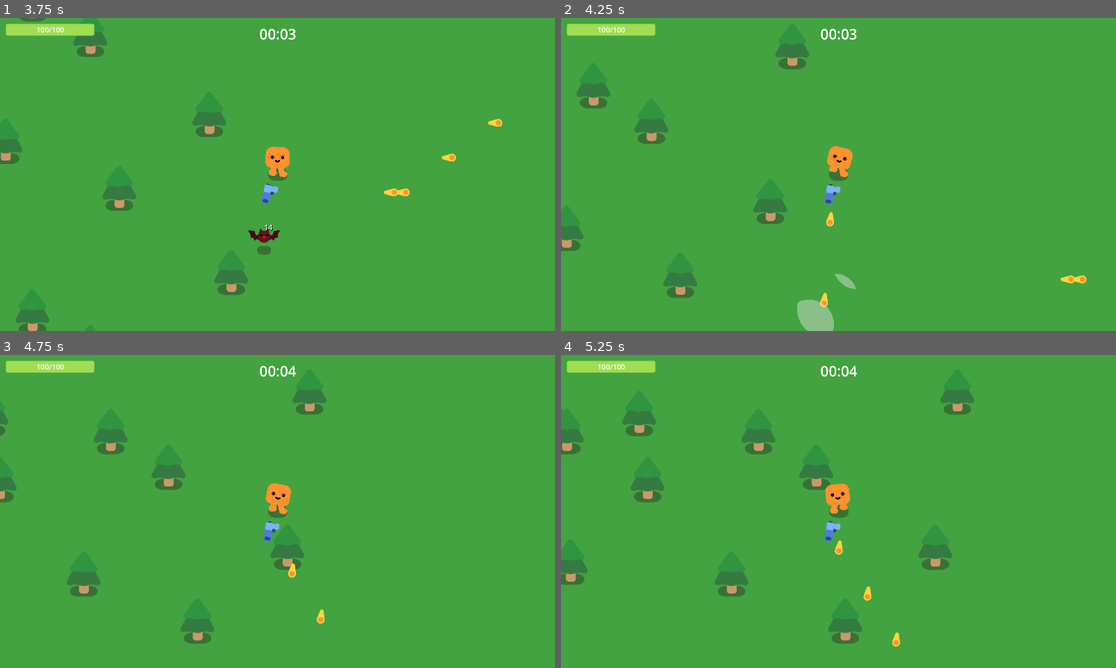
Above: before the commit, frames 1-4 (two rows, left to right).
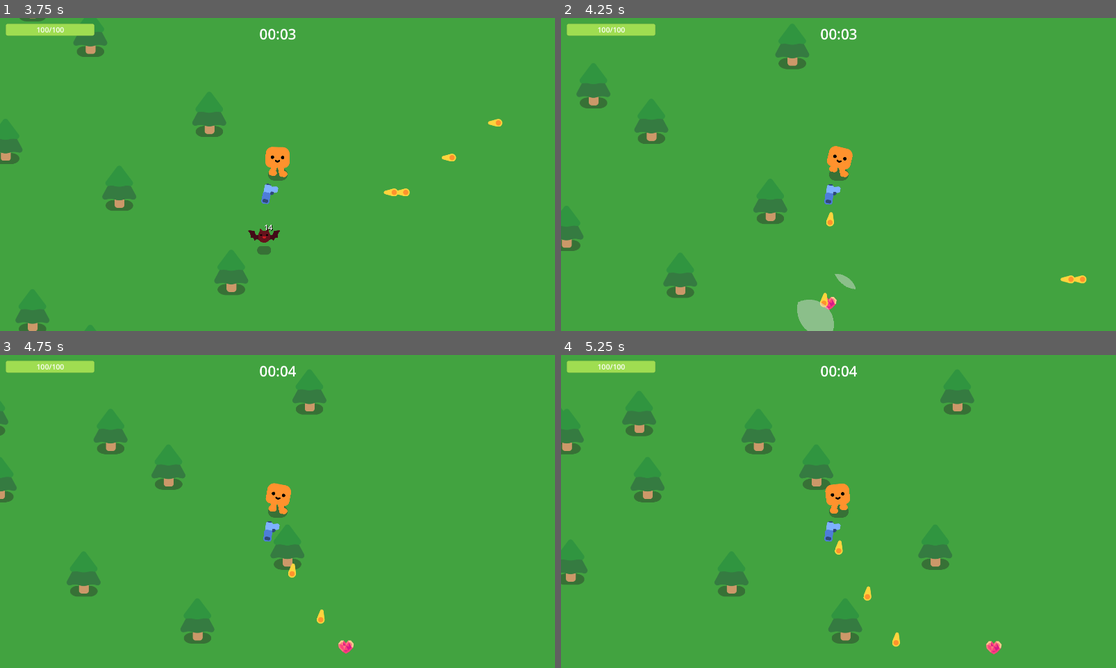
Above: after the commit, the same moments.

Repository: Gatreh/vampire-survivors-clone
Game: Godot game, scene res://MainMenu.tscn
Two runs of this game, one before a commit and one after it. Both use one fixed random seed, a clock stepped at 60 frames per second and the inputs below.
Inputs:
- Up to frame 1 (3.75 s): click "Start Game" at 0.5 s; tap Enter at 1.25 s; hold D (move_right) 1.28-2.03 s; hold S (move_down) 2.03-2.78 s; hold D (move_right) 2.78-3.53 s; hold W (move_up) from 3.53 s (still down)
- Up to frame 2 (4.25 s): keep holding W (move_up)
- Up to frame 3 (4.75 s): release W (move_up) at 4.28 s; hold A (move_left) from 4.28 s (still down)
- Up to frame 4 (5.25 s): keep holding A (move_left)

Frame 1 is identical in both runs. In frame 2, less than 0.1% of the frame differs, in the area x 47-50%, y 89-94%; in frame 3, less than 0.1%; in frame 4, less than 0.1%, in the area x 76-80%, y 91-96%.

Commit message:
added a health pickup that spawns 5% of the time when an enemy dies

Diff:
--- a/Mob_Behavior.gd
+++ b/Mob_Behavior.gd
@@ -5,6 +5,9 @@
 @onready var mob = new()
 
 const DEATH_SCENE = preload("res://smoke_explosion/smoke_explosion.tscn")
+const DROPS = {
+	"HEALTH": preload("res://items/pickup_health/HealthPickup.tscn")
+}
 
 var movement = 0
 var direction = Vector2(0,0)
@@ -83,6 +86,9 @@
 func Kill():
 	queue_free()
 	var smoke = DEATH_SCENE.instantiate()
+	var health = DROPS.HEALTH.instantiate()
 	get_parent().add_child(smoke)
+	get_parent().add_child(health)
 	smoke.global_position = global_position
+	health.global_position = global_position
 #endregion
--- a/Player.gd
+++ b/Player.gd
@@ -4,9 +4,11 @@
 
 @onready var character := %HappyBoo
 
-var speed := 600
-var max_health := 100.0
-var health := max_health
+var STATS = {
+	"MAX_HEALTH": 100.0,
+	"HEALTH": 100.0,
+	"SPEED": 600
+}
 
 func _ready():
 	updateHealthBar()
@@ -14,7 +16,7 @@
 func _physics_process(delta):
 	# Movement
 	var direction = Input.get_vector("move_left", "move_right", "move_up", "move_down")
-	velocity = direction * speed
+	velocity = direction * STATS.SPEED
 	move_and_slide()
 
 	# Animations
@@ -28,12 +30,12 @@
 	if overlapping_mobs.size() > 0 && $Timer.is_stopped():
 		$Timer.start()			# Configurable iframes
 		for enemy in overlapping_mobs:
-			health -= enemy.STATS.DAMAGE
+			STATS.HEALTH -= enemy.STATS.DAMAGE
 		updateHealthBar()
-		if health <= 0:
+		if STATS.HEALTH <= 0:
 			health_depleted.emit()
 
 func updateHealthBar():
-	%HealthBar.max_value = max_health
-	%HealthBar.value = health
+	%HealthBar.max_value = STATS.MAX_HEALTH
+	%HealthBar.value = STATS.HEALTH
 	%HealthLabel.text = str(%HealthBar.value) + "/" + str(%HealthBar.max_value)
--- /dev/null
+++ b/items/pickup_health/HealthPickup.gd
@@ -0,0 +1,14 @@
+extends Area2D
+
+func _ready():
+	$AnimationPlayer.play("idle")
+
+
+func _on_body_entered(body):
+	if body.has_method("updateHealthBar"):
+		if body.STATS.HEALTH + 10 < body.STATS.MAX_HEALTH:
+			body.STATS.HEALTH += 10
+		else:
+			body.STATS.HEALTH = body.STATS.MAX_HEALTH
+		body.updateHealthBar()
+		queue_free()
--- /dev/null
+++ b/items/pickup_health/HealthPickup.tscn
@@ -0,0 +1,85 @@
+[gd_scene load_steps=7 format=3 uid="uid://cjrpv4kgy3unx"]
+
+[ext_resource type="Texture2D" uid="uid://haoxigsbco6o" path="res://items/pickup_health/pickup_heart_pink.png" id="1_1xpnn"]
+[ext_resource type="Script" path="res://items/pickup_health/HealthPickup.gd" id="1_jao6u"]
+
+[sub_resource type="CircleShape2D" id="CircleShape2D_1dgui"]
+radius = 24.043
+
+[sub_resource type="Animation" id="Animation_hk71b"]
+length = 0.001
+tracks/0/type = "value"
+tracks/0/imported = false
+tracks/0/enabled = true
+tracks/0/path = NodePath("Sprite2D:position")
+tracks/0/interp = 1
+tracks/0/loop_wrap = true
+tracks/0/keys = {
+"times": PackedFloat32Array(0),
+"transitions": PackedFloat32Array(1),
+"update": 0,
+"values": [Vector2(0, 0)]
+}
+tracks/1/type = "value"
+tracks/1/imported = false
+tracks/1/enabled = true
+tracks/1/path = NodePath("CollisionShape2D:position")
+tracks/1/interp = 1
+tracks/1/loop_wrap = true
+tracks/1/keys = {
+"times": PackedFloat32Array(0),
+"transitions": PackedFloat32Array(1),
+"update": 0,
+"values": [Vector2(0, 0)]
+}
+
+[sub_resource type="Animation" id="Animation_1vcaj"]
+resource_name = "idle"
+length = 2.0
+loop_mode = 1
+tracks/0/type = "value"
+tracks/0/imported = false
+tracks/0/enabled = true
+tracks/0/path = NodePath("Sprite2D:position")
+tracks/0/interp = 1
+tracks/0/loop_wrap = true
+tracks/0/keys = {
+"times": PackedFloat32Array(0, 1, 2),
+"transitions": PackedFloat32Array(-2, -2, 1),
+"update": 0,
+"values": [Vector2(0, 0), Vector2(0, -10), Vector2(0, 0)]
+}
+tracks/1/type = "value"
+tracks/1/imported = false
+tracks/1/enabled = true
+tracks/1/path = NodePath("CollisionShape2D:position")
+tracks/1/interp = 1
+tracks/1/loop_wrap = true
+tracks/1/keys = {
+"times": PackedFloat32Array(0, 1, 2),
+"transitions": PackedFloat32Array(-2, -2, 1),
+"update": 0,
+"values": [Vector2(0, 0), Vector2(0, -10), Vector2(0, 0)]
+}
+
+[sub_resource type="AnimationLibrary" id="AnimationLibrary_761mh"]
+_data = {
+"RESET": SubResource("Animation_hk71b"),
+"idle": SubResource("Animation_1vcaj")
+}
+
+[node name="HealthPickup" type="Area2D"]
+script = ExtResource("1_jao6u")
+
+[node name="CollisionShape2D" type="CollisionShape2D" parent="."]
+shape = SubResource("CircleShape2D_1dgui")
+
+[node name="Sprite2D" type="Sprite2D" parent="."]
+texture = ExtResource("1_1xpnn")
+
+[node name="AnimationPlayer" type="AnimationPlayer" parent="."]
+libraries = {
+"": SubResource("AnimationLibrary_761mh")
+}
+
+[connection signal="body_entered" from="." to="." method="_on_body_entered"]
Not shown, added: items/pickup_health/pickup_health.wav.import
Binary file added: items/pickup_health/pickup_heart_pink.png
Not shown, added: items/pickup_health/pickup_heart_pink.png.import
Not shown, added: items/pickup_health/pickup_health.wav
